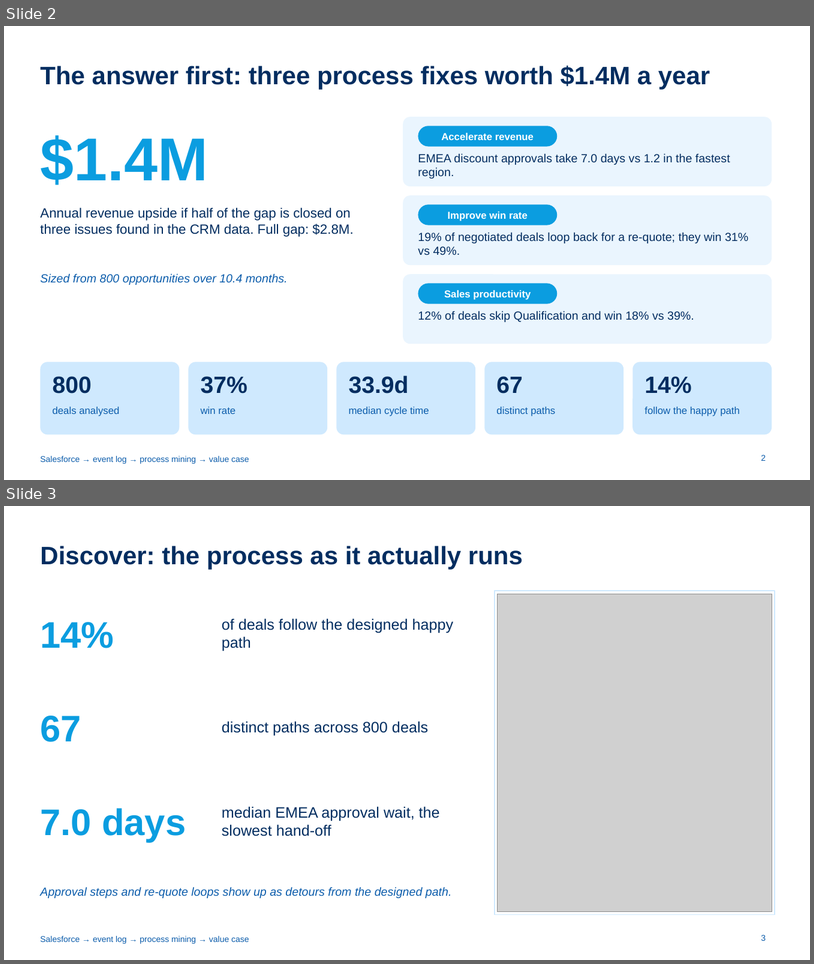
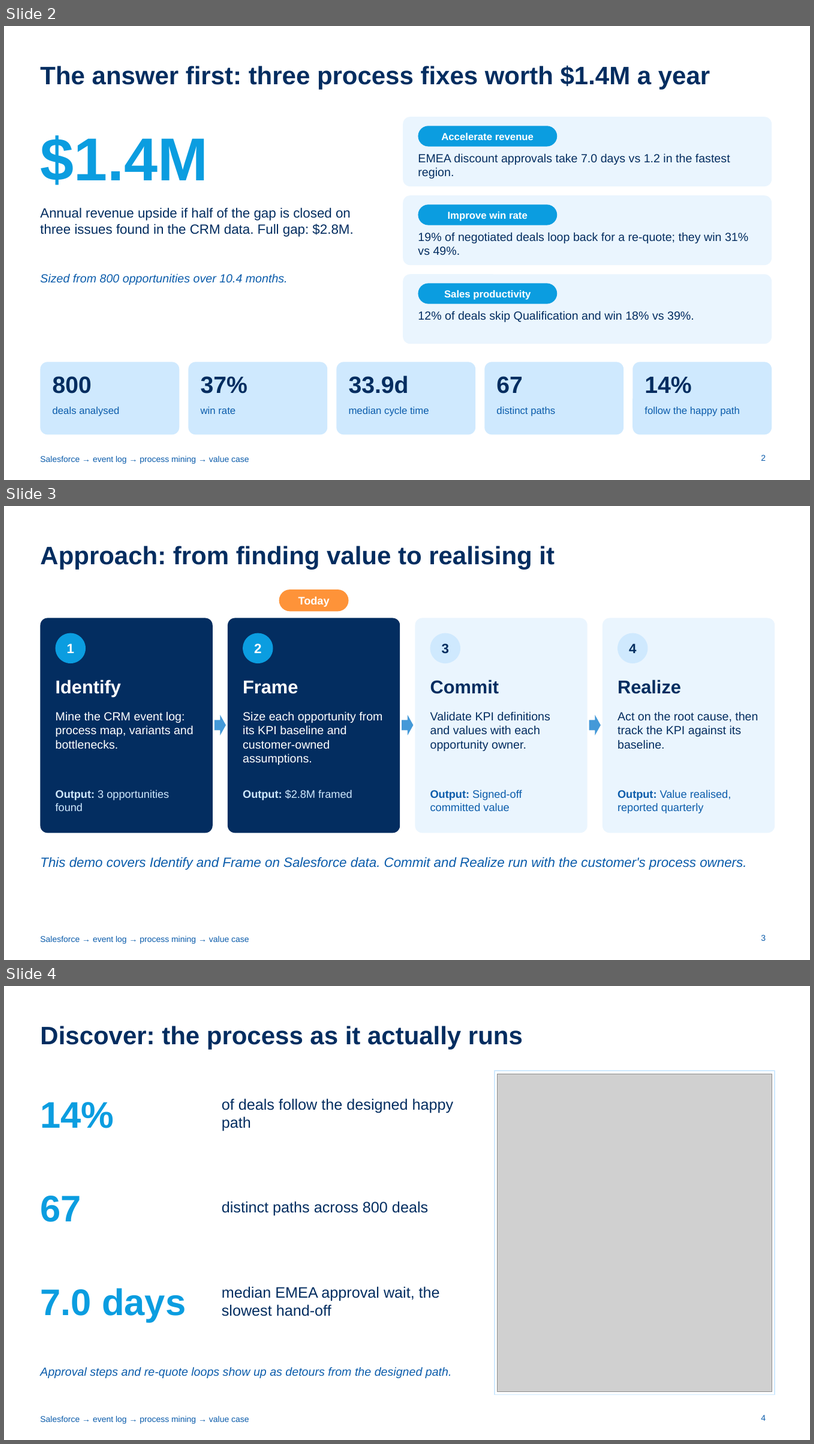
Before and after one commit to ch-lukas/salesforce-process-intelligence, a slide deck: deck/salesforce-process-intelligence.pptx. Shown one above the other, each under a label of ours: slides 2 and 3 before the commit, slides 2, 3 and 4 after it. The pictures are 814x964 and 814x1444 pixels, drawn with LibreOffice and Linux fonts; fonts in the diff are those of the drawing; grey boxes stand for pictures. Boxes give left, top, right and bottom in pixels: in the first picture for what was removed or moved away, otherwise in the second. Text is boxed around its words. In the diff, an @@ line names an element or a change of style, - is before the commit and + after.

```diff
--- a/deck/salesforce-process-intelligence.pptx
+++ b/deck/salesforce-process-intelligence.pptx
@@ slide 3 added at (4, 506, 810, 960), background #FFFFFF; not listed: 1 template element that a slide beside it also shows @@
@@ title added at (40, 546, 555, 569), 30 pt, text #032D60, bold @@
+Approach: from finding value to realising it
@@ rounded rectangle added at (279, 589, 349, 611), fill #FE9339 @@
@@ text added at (299, 597, 330, 607), 13 pt, text #FFFFFF, bold @@
+Today
@@ rounded rectangle added at (40, 618, 213, 832), fill #032D60 @@
@@ rounded rectangle added at (228, 618, 400, 832), fill #032D60 @@
@@ rounded rectangle added at (416, 618, 588, 832), fill #EAF5FE @@
@@ rounded rectangle added at (603, 618, 776, 832), fill #EAF5FE @@
@@ ellipse added at (56, 633, 86, 663), fill #0B9DE0 @@
@@ text added at (67, 643, 74, 653), 16 pt, text #FFFFFF, bold @@
+1
@@ ellipse added at (243, 633, 273, 663), fill #0B9DE0 @@
@@ text added at (254, 643, 261, 653), 16 pt, text #FFFFFF, bold @@
+2
@@ ellipse added at (431, 633, 461, 663), fill #CFE9FE @@
@@ text added at (442, 643, 449, 654), 16 pt, text #032D60, bold @@
+3
@@ ellipse added at (618, 633, 648, 663), fill #CFE9FE @@
@@ text added at (629, 643, 636, 653), 16 pt, text #032D60, bold @@
+4
@@ text added at (56, 679, 121, 697), 22 pt, text #FFFFFF, bold @@
+Identify
@@ text added at (243, 680, 298, 694), 22 pt, text #FFFFFF, bold @@
+Frame
@@ text added at (431, 679, 499, 694), 22 pt, text #032D60, bold @@
+Commit
@@ text added at (618, 679, 681, 694), 22 pt, text #032D60, bold @@
+Realize
@@ text added at (56, 711, 194, 749), 14 pt, text #FFFFFF @@
+Mine the CRM event log: process map, variants and bottlenecks.
@@ right arrow added at (215, 715, 226, 735), fill #4499D8 @@
@@ text added at (243, 711, 383, 765), 14 pt, text #FFFFFF @@
+Size each opportunity from its KPI baseline and customer-owned assumptions.
@@ right arrow added at (402, 715, 414, 735), fill #4499D8 @@
@@ text added at (431, 711, 551, 751), 14 pt, text #032D60 @@
+Validate KPI definitions and values with each opportunity owner.
@@ right arrow added at (590, 715, 601, 735), fill #4499D8 @@
@@ text added at (618, 711, 758, 749), 14 pt, text #032D60 @@
+Act on the root cause, then track the KPI against its baseline.
@@ text added at (56, 790, 169, 811), 13 pt, text #CFE9FE @@
+Output: 3 opportunities found
@@ text added at (243, 789, 353, 800), 13 pt, text #CFE9FE @@
+Output: $2.8M framed
@@ text added at (431, 789, 522, 811), 13 pt, text #0B5CAB @@
+Output: Signed-off committed value
@@ text added at (618, 789, 732, 813), 13 pt, text #0B5CAB @@
+Output: Value realised, reported quarterly
@@ text added at (40, 856, 747, 870), 16 pt, text #0B5CAB, italic @@
+This demo covers Identify and Frame on Salesforce data. Commit and Realize run with the customer's process owners.
@@ page number added at (761, 934, 766, 940), 10 pt, text #0B5CAB @@
+3
@@ what was slide 3 is now slide 4 @@
@@ page number at (761, 1414, 766, 1420): text changed @@
-3
+4
```
Also in this commit, not shown: 1 slide changed, 1 other slide added, 2 other files.
